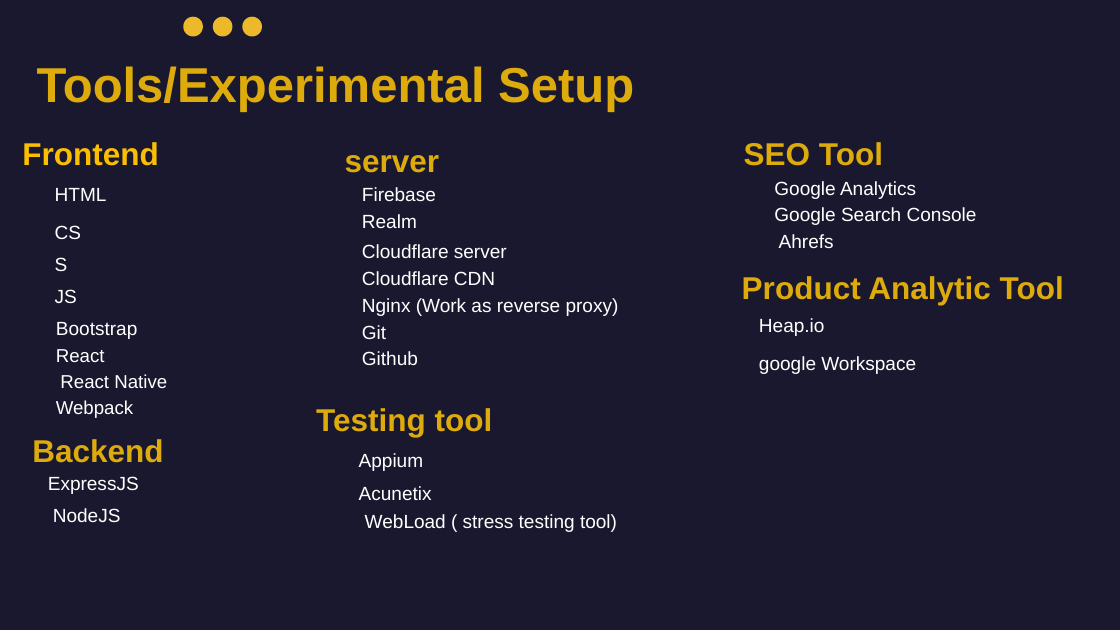
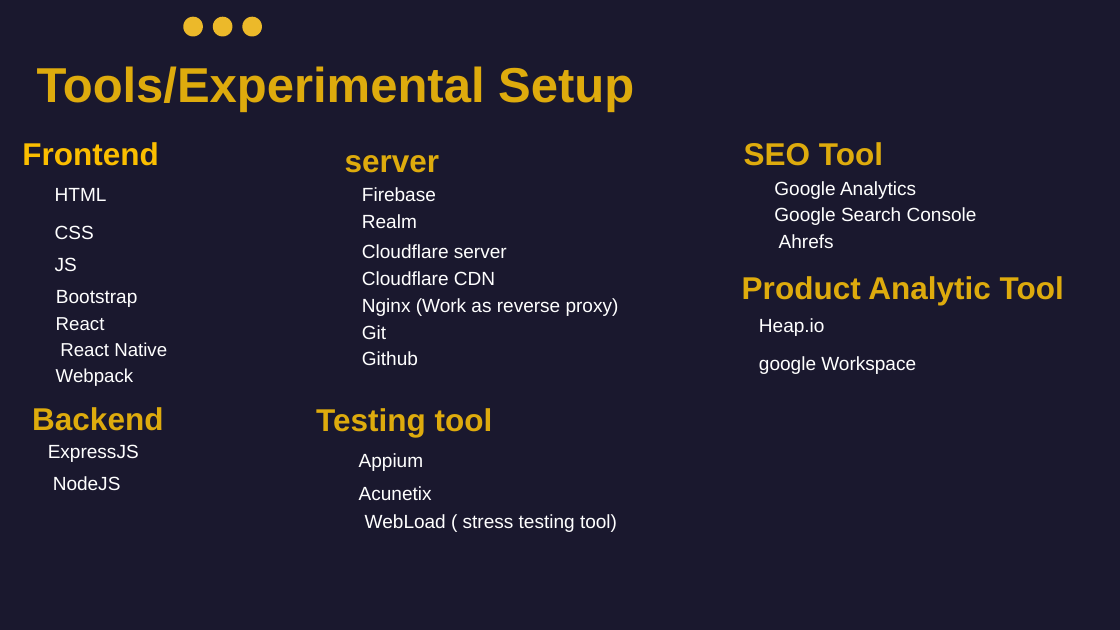
Before and after one commit to usamasshafique/NewsMavens, a slide deck: slide 16 of First Proposal & Prsentation FYP/News Mavens Presentation (Final) .pptx. Drawn at 1120x630 pixels with LibreOffice and Linux fonts; fonts in the diff are those of the drawing; background and template pictures are left out. Boxes give left, top, right and bottom in pixels: in the first picture for what was removed or moved away, otherwise in the second. Text is boxed around its words. In the diff, an @@ line names an element or a change of style, - is before the commit and + after.

```diff
--- a/First Proposal & Prsentation FYP/News Mavens Presentation (Final) .pptx
+++ b/First Proposal & Prsentation FYP/News Mavens Presentation (Final) .pptx
@@ text "Frontend" rewrapped from [22, 142, 167, 522] to [22, 142, 167, 490] @@
```
Also in this commit, not shown: 8 other slides changed.
